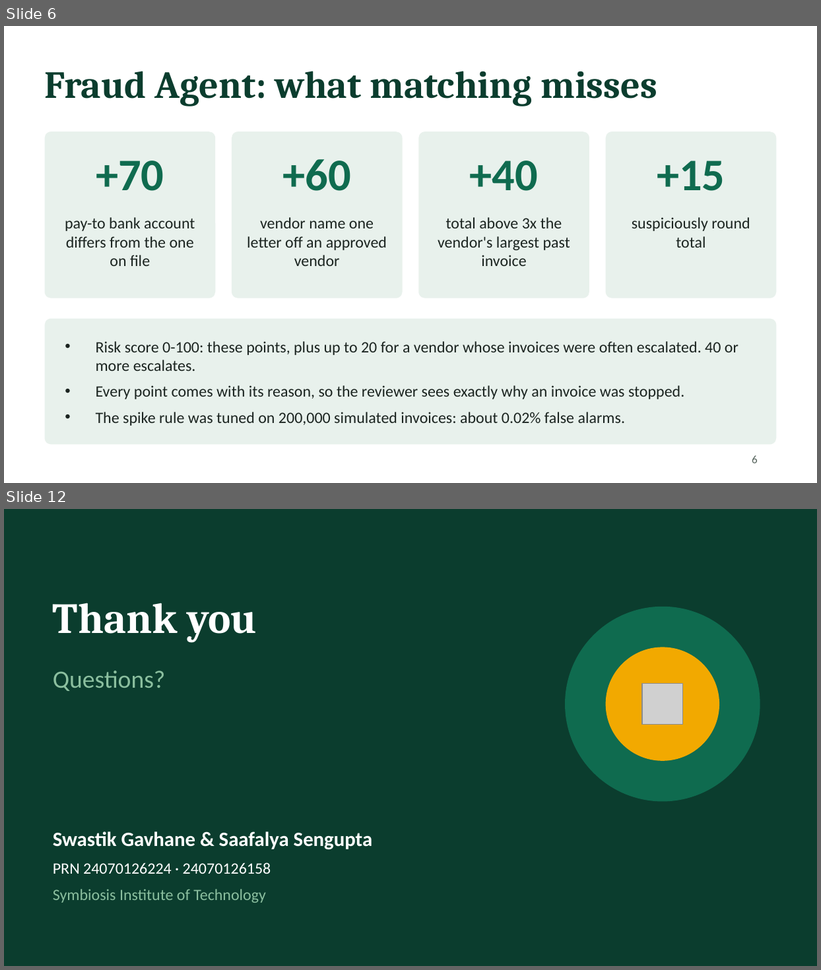
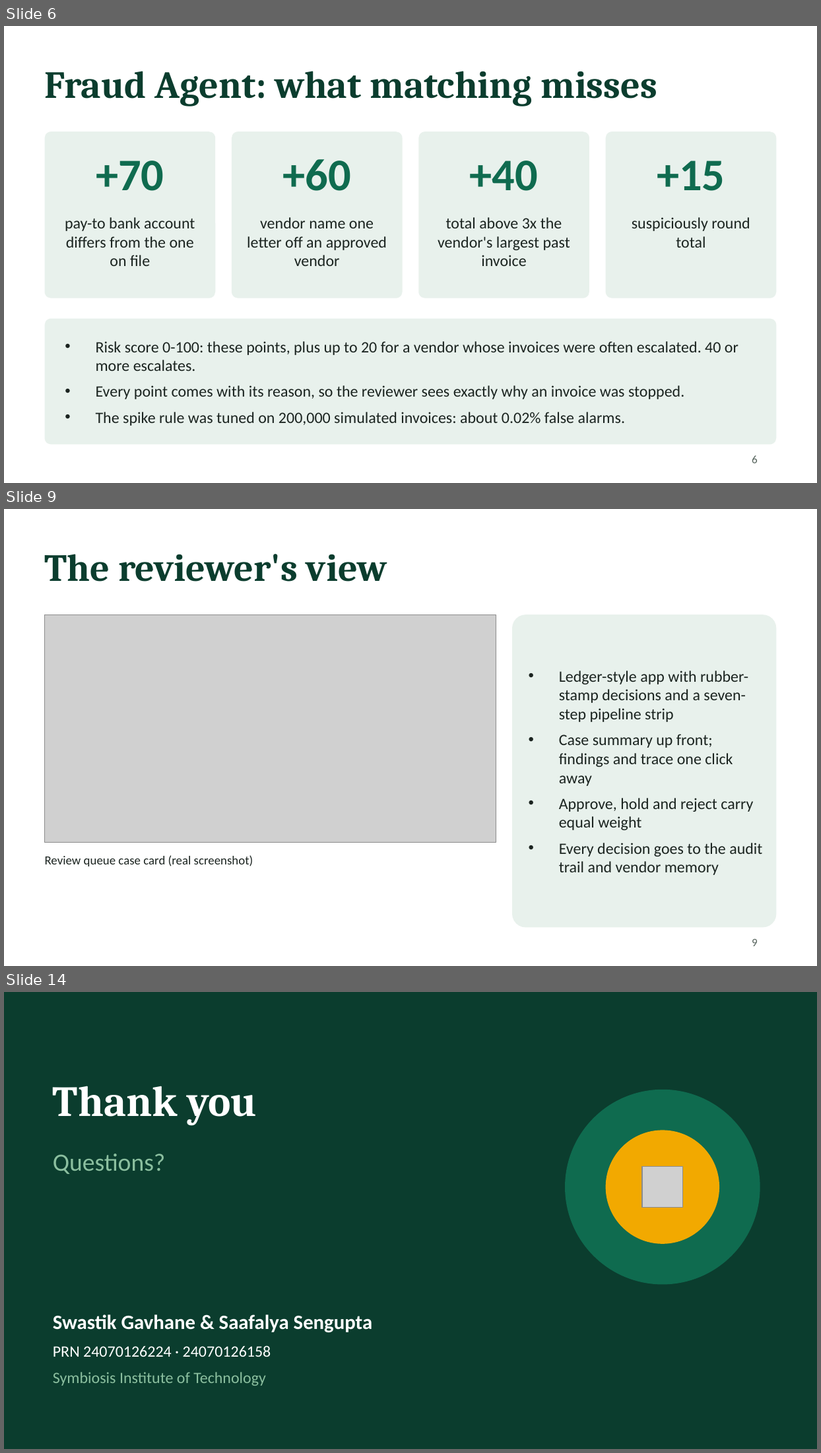
Before and after one commit to Saafalya/invoice_agents, a slide deck: docs/FAAISaafalyaSengupta158.pptx. Shown one above the other, each under a label of ours: slides 6 and 12 before the commit, slides 6, 9 and 14 after it; the slides between them are not shown. The pictures are 821x970 and 821x1453 pixels, drawn with LibreOffice and Linux fonts; fonts in the diff are those of the drawing; grey boxes stand for pictures. Boxes give left, top, right and bottom in pixels: in the first picture for what was removed or moved away, otherwise in the second. Text is boxed around its words. In the diff, an @@ line names an element or a change of style, - is before the commit and + after.

```diff
--- a/docs/FAAISaafalyaSengupta158.pptx
+++ b/docs/FAAISaafalyaSengupta158.pptx
@@ slide 9 added at <box>4,509,817,966</box>, background #FFFFFF @@
@@ title added at <box>45,554,387,582</box>, 34 pt, text #0B3D2E, bold @@
+The reviewer's view
@@ picture added at <box>45,615,496,842</box> @@
@@ rounded rectangle added at <box>512,615,776,927</box>, fill #E8F1EC @@
@@ text added at <box>559,671,762,875</box>, 14 pt, text #1B2420 @@
+• Ledger-style app with rubber-stamp decisions and a seven-step pipeline strip
+• Case summary up front; findings and trace one click away
+• Approve, hold and reject carry equal weight
+• Every decision goes to the audit trail and vendor memory
@@ text added at <box>45,855,253,867</box>, 11 pt, text #1B2420 @@
+Review queue case card (real screenshot)
@@ page number added at <box>752,939,758,947</box>, 10 pt, text #55635C @@
+9
@@ what was slide 12 is now slide 14 @@
```
Also in this commit, not shown: 6 slides changed, 1 other slide added, 3 other files.
